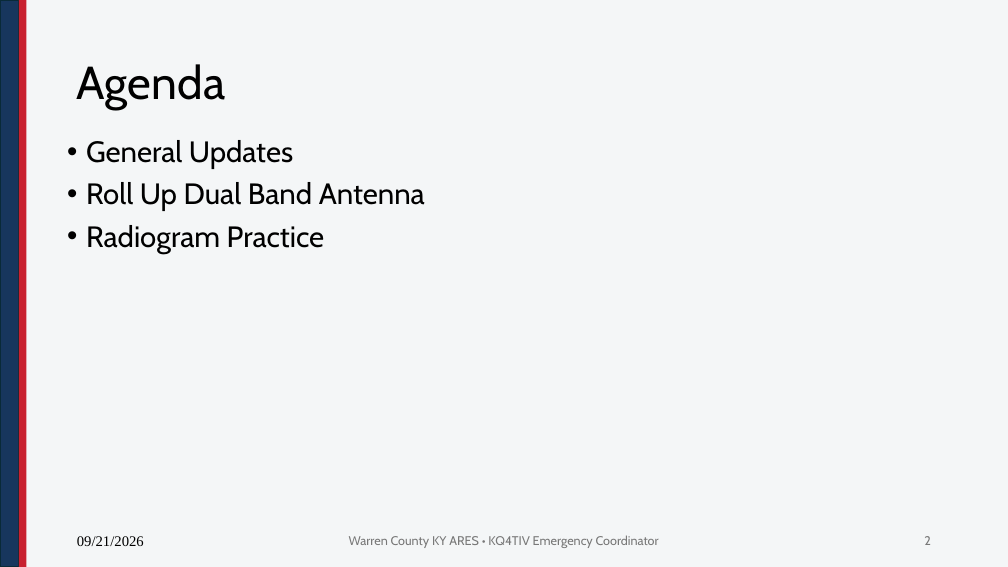
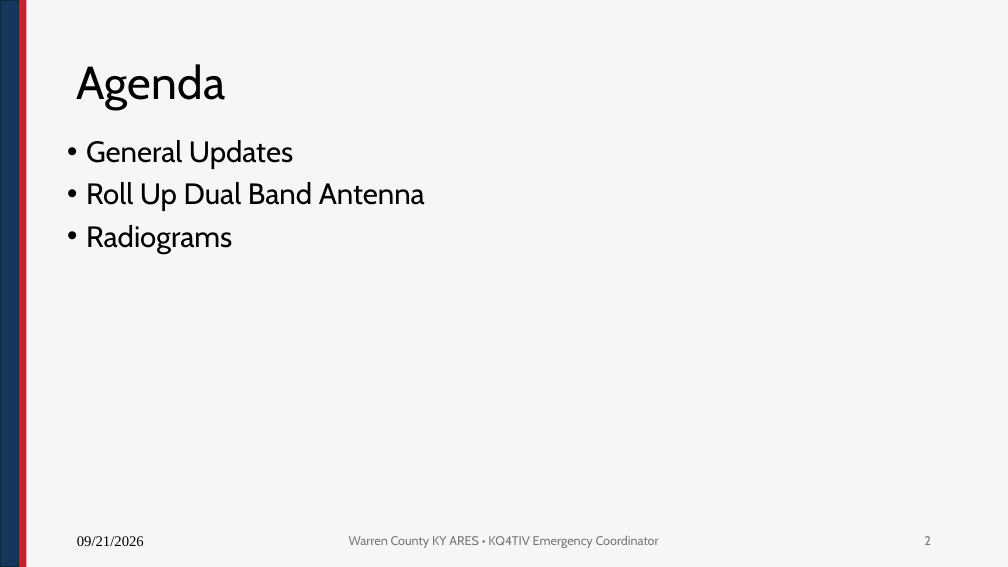
Before and after one commit to nathanielbutts/nathanielbutts.github.io, a slide deck: slide 2 of documents/meetings/KCARC Meeting 20260922.pptx. Drawn at 1008x567 pixels with LibreOffice and Linux fonts; fonts in the diff are those of the drawing; background and template pictures are left out. Boxes give left, top, right and bottom in pixels: in the first picture for what was removed or moved away, otherwise in the second. Text is boxed around its words. In the diff, an @@ line names an element or a change of style, - is before the commit and + after.

```diff
--- a/documents/meetings/KCARC Meeting 20260922.pptx
+++ b/documents/meetings/KCARC Meeting 20260922.pptx
@@ text at [86,225,232,254]: text changed @@
-• Radiogram Practice
+• Radiograms
```
Also in this commit, not shown: 2 other slides changed, 6 slides added, 2 other files.
